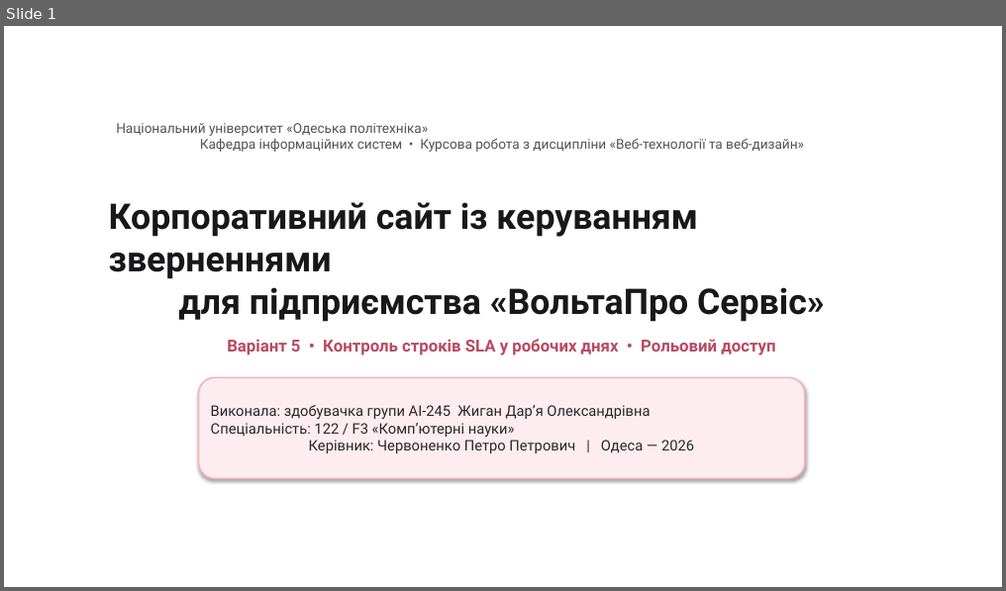
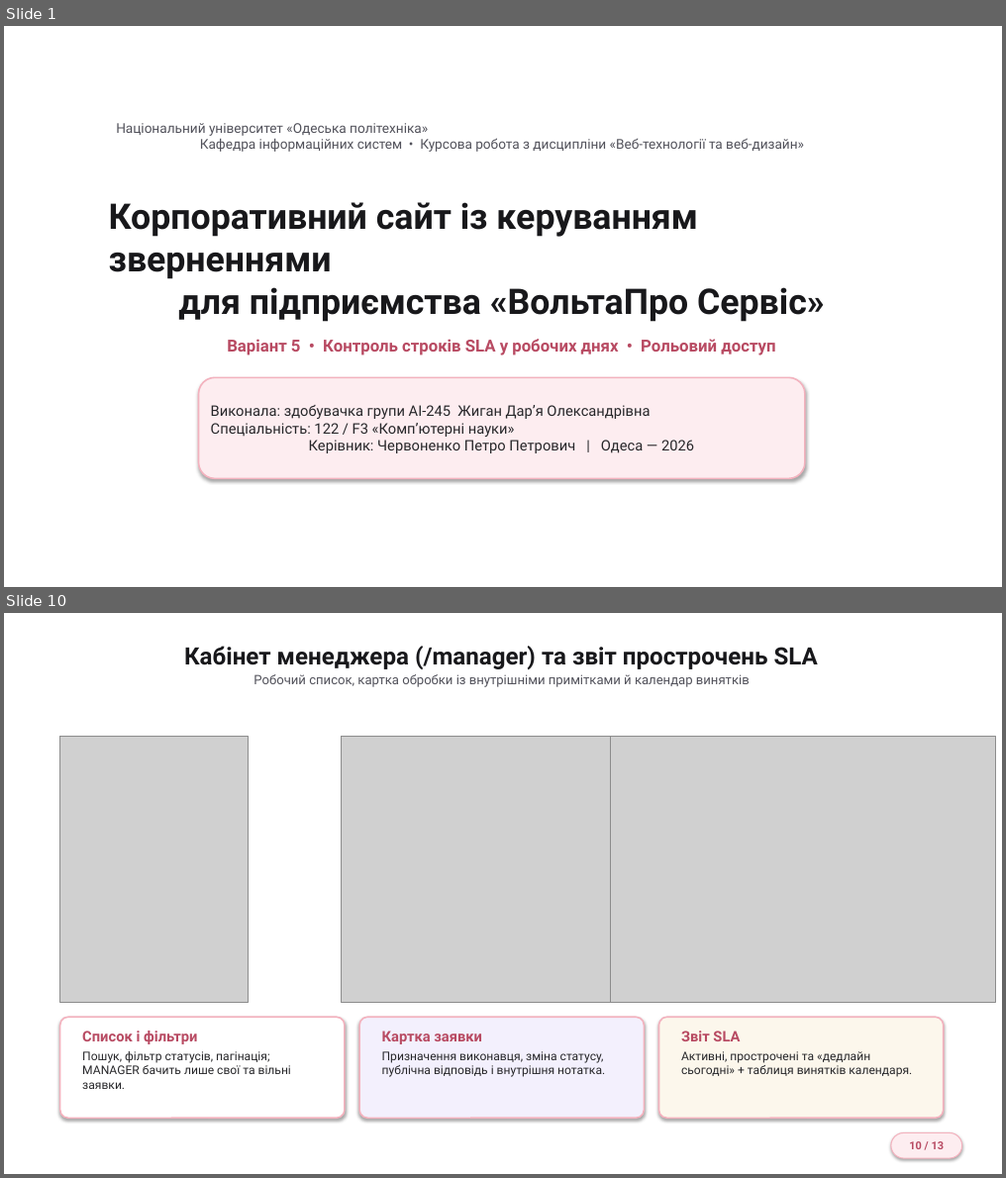
Before and after one commit to Zhyhan245/voltapro-service-inquiries, a slide deck: docs/Презентація_Жиган_Д_О_АІ-245.pptx. Shown one above the other, each under a label of ours: slide 1 before the commit, slides 1 and 10 after it; the slides between them are not shown. The pictures are 1006x591 and 1006x1178 pixels, drawn with LibreOffice and Linux fonts; fonts in the diff are those of the drawing; grey boxes stand for pictures; background and template pictures are left out. Boxes give left, top, right and bottom in pixels: in the first picture for what was removed or moved away, otherwise in the second. Text is boxed around its words. In the diff, an @@ line names an element or a change of style, - is before the commit and + after.

```diff
--- a/docs/Презентація_Жиган_Д_О_АІ-245.pptx
+++ b/docs/Презентація_Жиган_Д_О_АІ-245.pptx
@@ slide 10 added at [4,613,1002,1174], background picture (left out) @@
@@ text added at [184,646,818,687], 12.5 pt, text #52525B @@
+Кабінет менеджера (/manager) та звіт прострочень SLA
+Робочий список, картка обробки із внутрішніми примітками й календар винятків
@@ picture added at [60,737,249,1002] @@
@@ picture added at [341,737,766,1002] @@
@@ picture added at [611,737,995,1002] @@
@@ rounded rectangle added at [60,1017,345,1118], fill #FFFFFF, outline #F3B2BE 1.5 pt @@
@@ rounded rectangle added at [359,1017,645,1118], fill #F3F0FD, outline #F3B2BE 1.5 pt @@
@@ rounded rectangle added at [659,1017,944,1118], fill #FCF7EC, outline #F3B2BE 1.5 pt @@
@@ text added at [82,1031,291,1089], 11.5 pt, text #27272A @@
+Список і фільтри
+Пошук, фільтр статусів, пагінація; MANAGER бачить лише свої та вільні заявки.
@@ text added at [382,1031,605,1077], 11.5 pt, text #27272A @@
+Картка заявки
+Призначення виконавця, зміна статусу, публічна відповідь і внутрішня нотатка.
@@ text added at [681,1031,912,1077], 11.5 pt, text #27272A @@
+Звіт SLA
+Активні, прострочені та «дедлайн сьогодні» + таблиця винятків календаря.
@@ rounded rectangle added at [891,1134,962,1158], fill #FDEDF0, outline #F3B2BE 1 pt, 10.5 pt, text #B84A62, bold @@
+10 / 13
```
Also in this commit, not shown: 6 slides changed, 5 other slides added, 3 slides removed.
